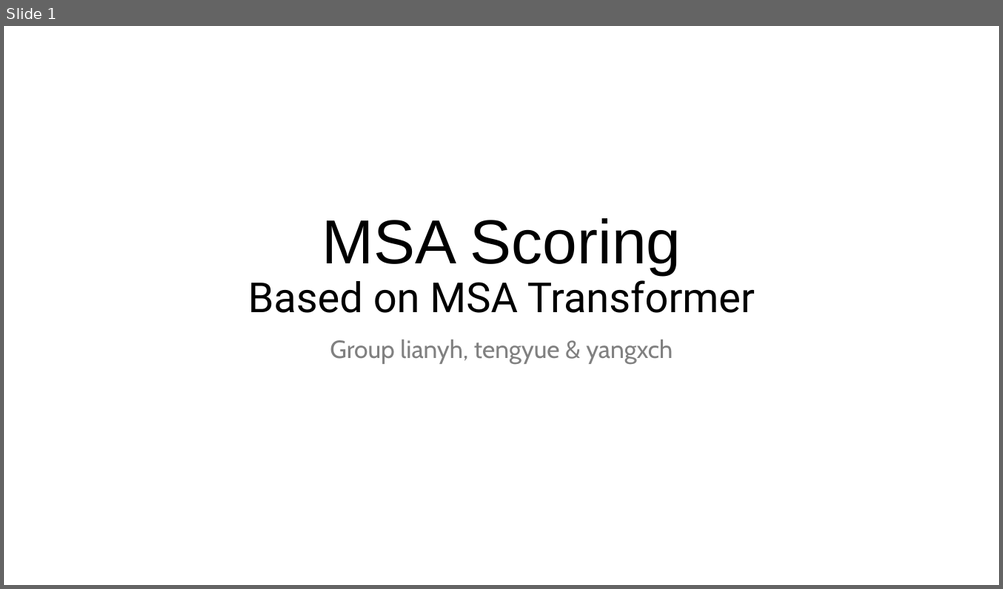
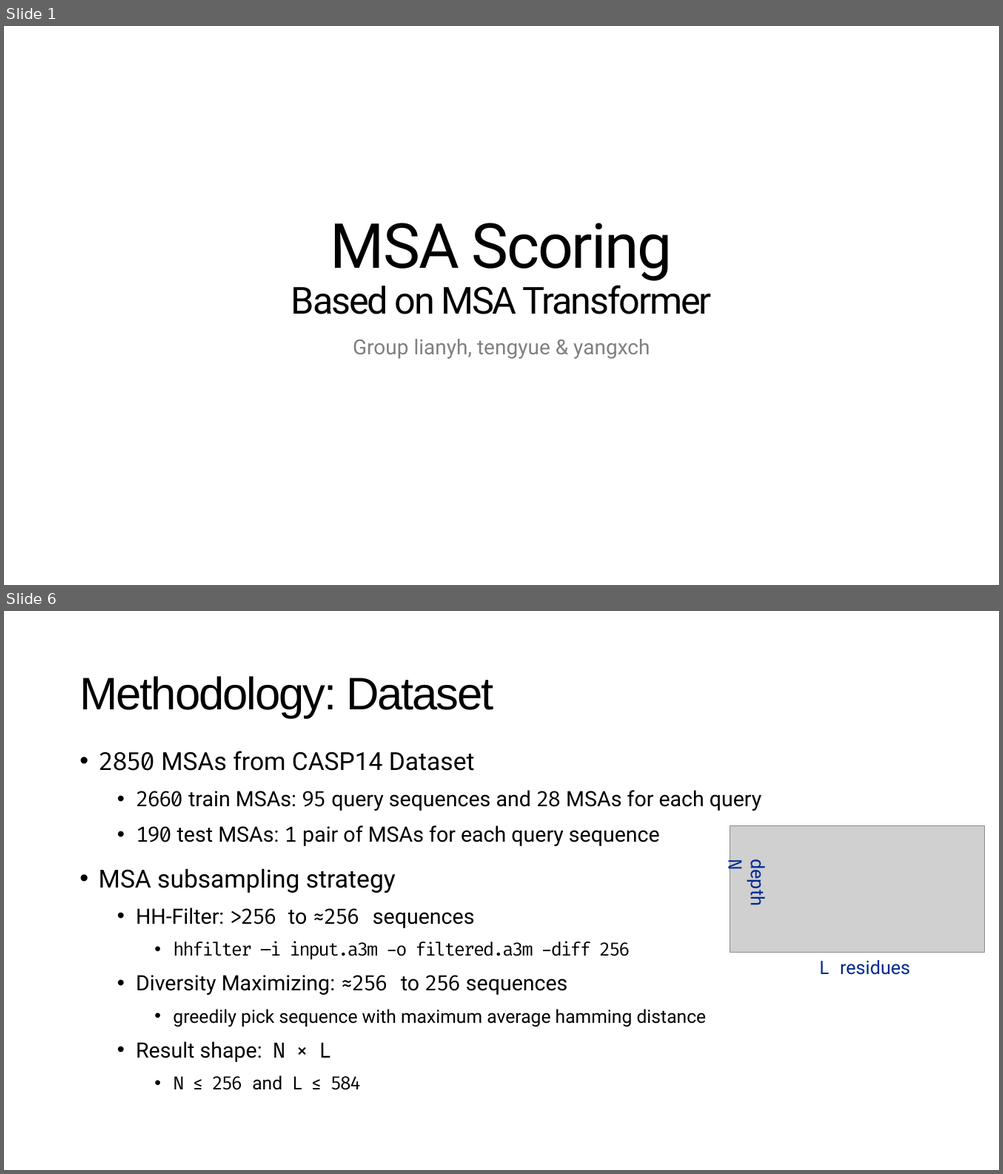
Before and after one commit to NaiL23/ShanghaiTech-CS177H-MSA-Scoring, a slide deck: report/presentation.pptx. Shown one above the other, each under a label of ours: slide 1 before the commit, slides 1 and 6 after it; the slides between them are not shown. The pictures are 1003x589 and 1003x1174 pixels, drawn with LibreOffice and Linux fonts; fonts in the diff are those of the drawing; grey boxes stand for pictures. Boxes give left, top, right and bottom in pixels: in the first picture for what was removed or moved away, otherwise in the second. Text is boxed around its words. In the diff, an @@ line names an element or a change of style, - is before the commit and + after.

```diff
--- a/report/presentation.pptx
+++ b/report/presentation.pptx
@@ slide 6 added at (4, 611, 999, 1170), background #FFFFFF @@
@@ title added at (79, 676, 494, 718), 44 pt, text #000000 @@
+Methodology: Dataset
@@ text added at (99, 751, 761, 1091), 20.4 pt, text #000000 @@
+• 2850 MSAs from CASP14 Dataset
+  • 2660 train MSAs: 95 query sequences and 28 MSAs for each query
+  • 190 test MSAs: 1 pair of MSAs for each query sequence
+• MSA subsampling strategy
+  • HH-Filter: >256 to ≈256 sequences
+    • hhfilter –i input.a3m -o filtered.a3m -diff 256
+  • Diversity Maximizing: ≈256 to 256 sequences
+    • greedily pick sequence with maximum average hamming distance
+  • Result shape: N × L
+    • N ≤ 256 and L ≤ 584
@@ picture added at (729, 826, 984, 953) @@
@@ text added at (723, 860, 770, 905), 18 pt, text #002991 @@
+depth N
@@ text added at (818, 960, 910, 975), 18 pt, text #002991 @@
+L residues
@@ slide 1 changed as well @@
@@ title "MSA Scoring Based on MSA ..." at (291, 223, 711, 315): size 40 to 36 pt in "Based on MSA Transformer"; font Arial to Roboto in "MSA Scoring"; letter spacing 0 to -1.5 pt @@
@@ subtitle "Group lianyh, tengyue & yangxch" at (353, 339, 649, 359): size 24 to 20 pt, font Cabin to Roboto @@
```
Also in this commit, not shown: 1 other slide changed, 11 other slides added, 7 slides removed, 4 other files.
